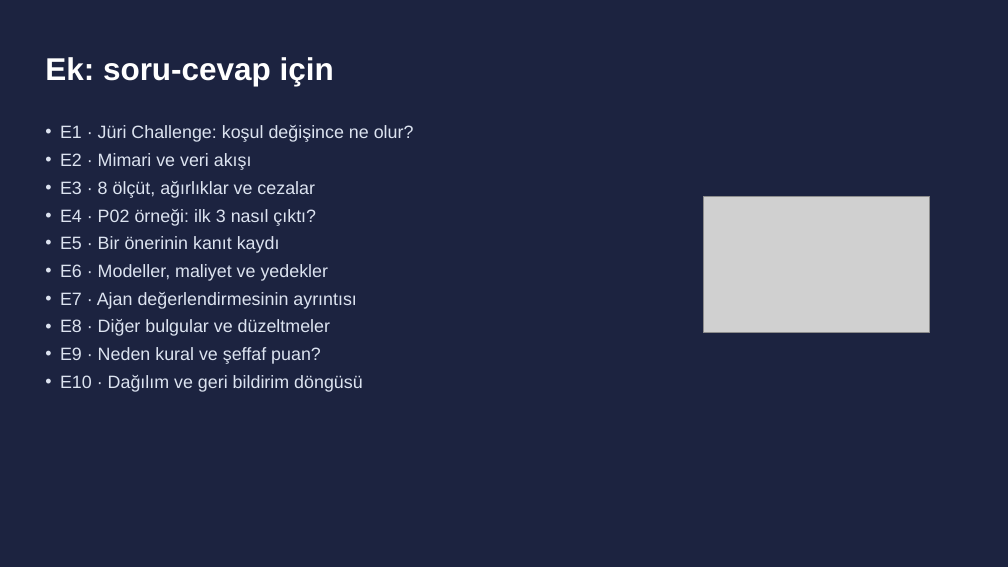
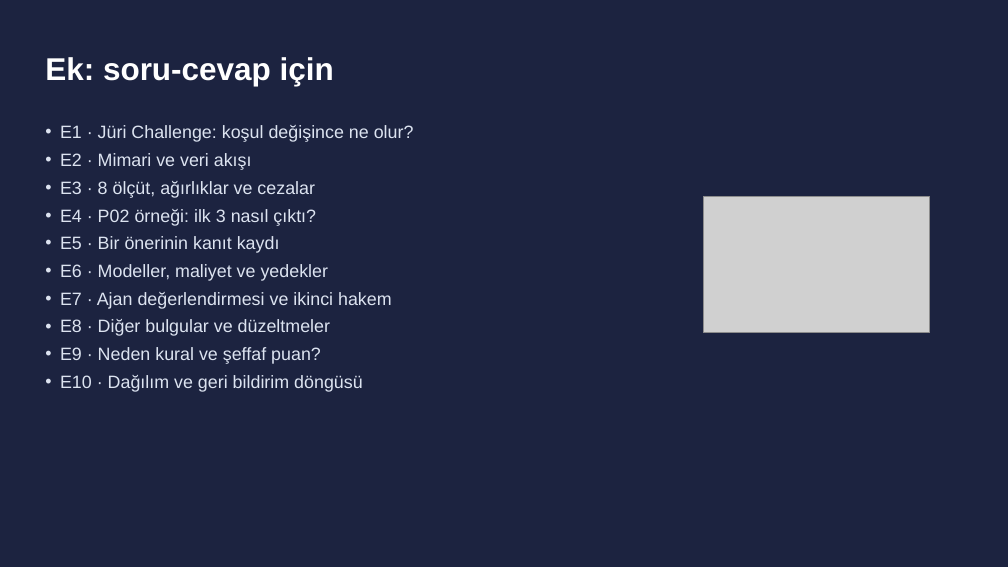
Before and after one commit to ArdahanDogru/ing-hackathon-rm-prep, a slide deck: slide 13 of docs/teslim/sunum/07-sunum.pptx. Drawn at 1008x567 pixels with LibreOffice and Linux fonts; fonts in the diff are those of the drawing; grey boxes stand for pictures. Boxes give left, top, right and bottom in pixels: in the first picture for what was removed or moved away, otherwise in the second. Text is boxed around its words. In the diff, an @@ line names an element or a change of style, - is before the commit and + after.

```diff
--- a/docs/teslim/sunum/07-sunum.pptx
+++ b/docs/teslim/sunum/07-sunum.pptx
@@ text at (60,292,392,309): text changed @@
-• E7 · Ajan değerlendirmesinin ayrıntısı
+• E7 · Ajan değerlendirmesi ve ikinci hakem
```
Also in this commit, not shown: 3 other slides changed, 17 other files.
